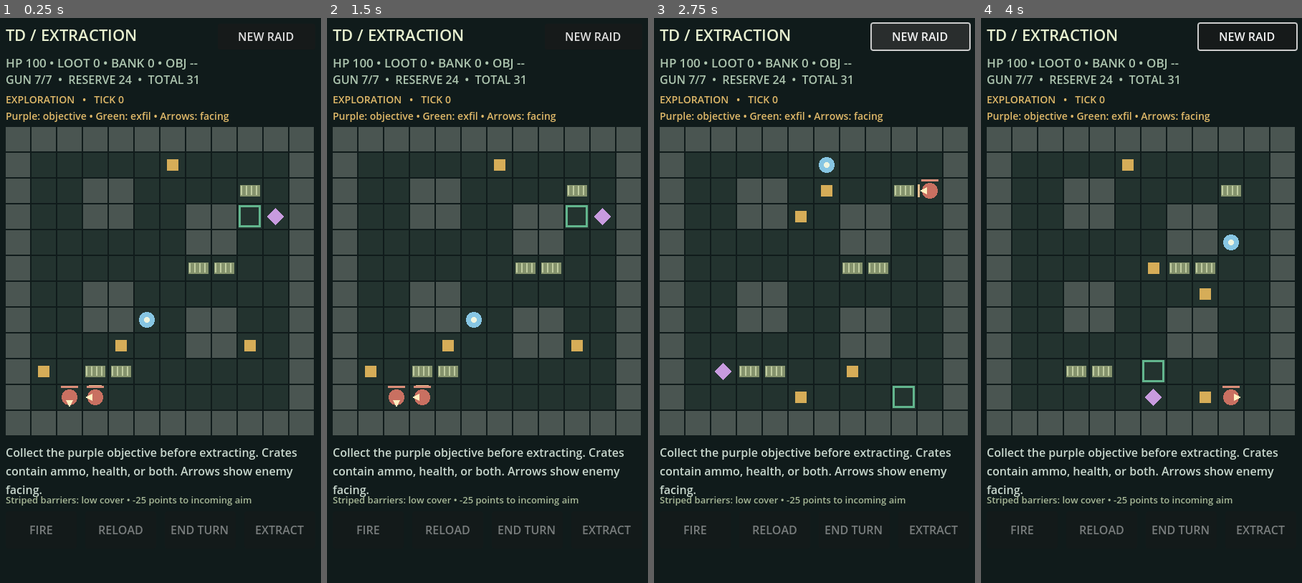
Above: before the commit, frames 1-4 (left to right).
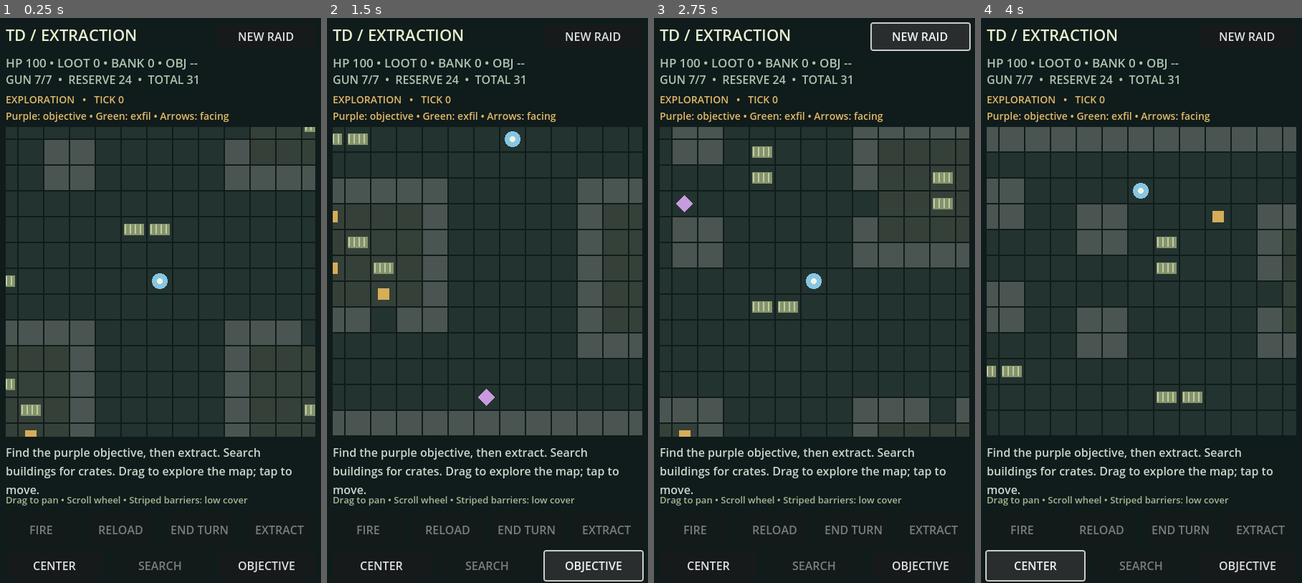
Above: after the commit, the same moments.

Repository: thenamelessguy77/TDExtract
Game: Godot game, scene res://main.tscn
The game is run twice, just before and just after one commit, with the same random seed, the same clock (stepped at 60 frames per second) and the same inputs.
Inputs (mouse positions are in pixels of both pictures, inside the frame that each line leads up to):
- Up to frame 1 (0.25 s): no input
- Up to frame 2 (1.5 s): click (381, 566) at 0.5 s, where only the run after the commit has a clickable "CENTER"; click (593, 566) at 1.25 s, where only the run after the commit has a clickable "OBJECTIVE"
- Up to frame 3 (2.75 s): click "NEW RAID" at 2 s
- Up to frame 4 (4 s): click "NEW RAID" at 2.75 s; click (1035, 566) at 3.5 s, where only the run after the commit has a clickable "CENTER"

The runs differ from the first frame. In frame 1, 24% of the frame differs, in the area x 1-99%, y 19-99%; in frame 2, 21%; in frame 3, 22%; in frame 4, 22%.

Commit message:
Expand map with scrollable buildings, spaced low cover, and searchable bodies

Diff:
--- a/main.gd
+++ b/main.gd
@@ -1,19 +1,9 @@
 extends Control
 
-const MAP = [
-	"############",
-	"#..........#",
-	"#..##....=.#",
-	"#..##..##..#",
-	"#......##..#",
-	"#......==..#",
-	"#..##......#",
-	"#..##..##..#",
-	"#......##..#",
-	"#..==......#",
-	"#..........#",
-	"############"
-]
+const MAP_SIZE = 24
+const BUILDINGS = [Rect2i(3, 14, 6, 6), Rect2i(14, 3, 7, 6), Rect2i(14, 14, 7, 7)]
+const DOORS = [Vector2i(6, 19), Vector2i(14, 6), Vector2i(17, 14)]
+var MAP: Array[String] = []
 const MAX_HEALTH = 100
 const CRATE_HEALTH = 25
 const LOW_COVER_PENALTY = 25
@@ -53,8 +43,16 @@
 var reload_button: Button
 var end_button: Button
 var extract_button: Button
+var search_button: Button
+var map_view: Control
+var camera = Vector2.ZERO
+var pointer_down = false
+var pointer_start = Vector2.ZERO
+var pointer_last = Vector2.ZERO
+var pointer_dragged = false
 
 func _ready():
+	build_map()
 	rng.randomize()
 	stash = int(load_stash())
 	make_ui()
@@ -87,6 +85,14 @@
 	return button
 
 func make_ui():
+	map_view = Control.new()
+	map_view.set_script(load("res://map_view.gd"))
+	map_view.game = self
+	map_view.position = ORIGIN
+	map_view.size = Vector2(432, 432)
+	map_view.clip_contents = true
+	map_view.mouse_filter = Control.MOUSE_FILTER_IGNORE
+	add_child(map_view)
 	title = make_label(Vector2(24, 20), Vector2(280, 32), 22, Color("e7efcf"))
 	title.text = "TD / EXTRACTION"
 	status = make_label(Vector2(24, 62), Vector2(432, 24), 17, Color("adc5af"))
@@ -95,11 +101,15 @@
 	feed = make_label(Vector2(24, 606), Vector2(432, 82), 16, Color("c8d7cd"))
 	feed.autowrap_mode = TextServer.AUTOWRAP_WORD_SMART
 	feed.size.y = 66
-	make_label(Vector2(24, 675), Vector2(432, 20), 13, Color("a6b796")).text = "Striped barriers: low cover • -25 points to incoming aim"
+	make_label(Vector2(24, 675), Vector2(432, 20), 13, Color("a6b796")).text = "Drag to pan • Scroll wheel • Striped barriers: low cover"
 	fire_button = make_button("FIRE", Vector2(24, 700), shoot)
 	reload_button = make_button("RELOAD", Vector2(135, 700), reload_weapon)
 	end_button = make_button("END TURN", Vector2(246, 700), enemy_turn)
 	extract_button = make_button("EXTRACT", Vector2(357, 700), extract)
+	make_button("CENTER", Vector2(24, 756), center_player).size = Vector2(136, 40)
+	search_button = make_button("SEARCH", Vector2(172, 756), search_nearby_body)
+	search_button.size = Vector2(136, 40)
+	make_button("OBJECTIVE", Vector2(320, 756), center_objective).size = Vector2(136, 40)
 	make_button("NEW RAID", Vector2(320, 20), new_raid).size = Vector2(136, 36)
 
 func tile_at(p: Vector2i) -> String:
@@ -127,8 +137,8 @@
 
 func new_raid():
 	var floor_tiles: Array[Vector2i] = []
-	for y in range(12):
-		for x in range(12):
+	for y in range(MAP.size()):
+		for x in range(MAP[0].length()):
 			if walkable(Vector2i(x, y)):
 				floor_tiles.append(Vector2i(x, y))
 	# Local RNG: reproducible under a fixed seed in tests.
@@ -155,8 +165,16 @@
 			pos = floor_tiles.pop_back()
 		enemies.append({"pos": pos, "hp": 60, "facing": DIRS[rng.randi_range(0, 3)], "alerted": false, "last_seen": pos})
 	loot.clear()
+	var indoor: Array[Vector2i] = []
+	var outdoor: Array[Vector2i] = []
+	for tile in floor_tiles:
+		if is_indoors(tile):
+			indoor.append(tile)
+		else:
+			outdoor.append(tile)
 	for i in range(RAID_LOOT_COUNT):
-		loot.append({"pos": floor_tiles.pop_back(), "kind": rng.randi_range(0, 2)})
+		var pool = indoor if i < RAID_LOOT_COUNT - 1 else outdoor
+		loot.append({"pos": pool.pop_back(), "kind": rng.randi_range(0, 2)})
 	hp = MAX_HEALTH
 	ap = 2
 	ammo = MAGAZINE_CAPACITY
@@ -166,7 +184,8 @@
 	combat = false
 	finished = false
 	selected = -1
-	message = "Collect the purple objective before extracting. Crates contain ammo, health, or both. Arrows show enemy facing."
+	message = "Find the purple objective, then extract. Search buildings for crates. Drag to explore the map; tap to move."
+	center_player()
 	refresh()
 
 func distance(a: Vector2i, b: Vector2i) -> int:
@@ -221,21 +240,46 @@
 	return path
 
 func _gui_input(event):
-	if finished:
-		return
-	if event is InputEventMouseButton and event.pressed and event.button_index == MOUSE_BUTTON_LEFT:
-		var local = event.position - ORIGIN
-		if local.x < 0 or local.y < 0 or local.x >= 432 or local.y >= 432:
+	var bounds = Rect2(ORIGIN, Vector2(432, 432))
+	if event is InputEventMouseButton:
+		if event.button_index in [MOUSE_BUTTON_WHEEL_UP, MOUSE_BUTTON_WHEEL_DOWN] and event.pressed and bounds.has_point(event.position):
+			var amount = -CELL * 2 if event.button_index == MOUSE_BUTTON_WHEEL_UP else CELL * 2
+			camera += Vector2(amount, 0) if event.shift_pressed else Vector2(0, amount)
+			clamp_camera()
+			map_view.queue_redraw()
+		elif event.button_index == MOUSE_BUTTON_LEFT:
+			if event.pressed and bounds.has_point(event.position):
+				pointer_down = true
+				pointer_start = event.position
+				pointer_last = event.position
+				pointer_dragged = false
+			elif not event.pressed and pointer_down:
+				pointer_down = false
+				if not pointer_dragged and bounds.has_point(event.position) and not finished:
+					select_tile(Vector2i((event.position - ORIGIN + camera) / CELL))
+	elif event is InputEventMouseMotion and pointer_down:
+		if event.position.distance_to(pointer_start) > 8:
+			pointer_dragged = true
+		if pointer_dragged:
+			camera -= event.position - pointer_last
+			clamp_camera()
+			map_view.queue_redraw()
+		pointer_last = event.position
+
+func select_tile(target: Vector2i):
+	for i in range(enemies.size()):
+		if enemies[i].pos != target:
+			continue
+		if enemies[i].hp <= 0 and distance(player, target) <= 1:
+			search_body(i)
 			return
-		var target = Vector2i(floori(local.x / CELL), floori(local.y / CELL))
-		for i in range(enemies.size()):
-			if enemies[i].pos == target and visible(enemies[i]):
-				selected = i
-				combat = true
-				message = "Target acquired. Fire to engage, or reposition behind cover."
-				refresh()
-				return
-		move_to(target)
+		if visible(enemies[i]):
+			selected = i
+			combat = true
+			message = "Target acquired. Fire to engage, or reposition behind cover."
+			refresh()
+			return
+	move_to(target)
 
 func move_to(target: Vector2i):
 	var path = path_to(target)
@@ -256,17 +300,14 @@
 			if loot[i].pos == player:
 				var kind = loot[i].kind
 				loot.remove_at(i)
-				cargo += 1
-				var rounds = CRATE_AMMO if kind != 1 else 0
-				var healed = mini(CRATE_HEALTH, MAX_HEALTH - hp) if kind != 0 else 0
-				reserve += rounds
-				hp += healed
-				message = "Crate: +%d ammo, +%d HP, +1 supply." % [rounds, healed]
+				apply_loot(kind, "Crate")
 				break
 		if not combat:
 			world_tick()
 			if combat:
 				break
+	if not Rect2(camera, Vector2(432, 432)).has_point(Vector2(player) * CELL + Vector2(18, 18)):
+		center_player()
 	refresh()
 
 func facing_toward(delta: Vector2i) -> Vector2i:
@@ -328,10 +369,12 @@
 	ammo -= 1
 	if rng.randi_range(1, 100) <= hit_chance(player, enemy.pos):
 		enemy.hp -= 35
-		message = "Hit for 35 damage." if enemy.hp > 0 else "Hostile neutralized."
+		message = "Hit for 35 damage." if enemy.hp > 0 else "Hostile neutralized. Move beside the body and Search."
 	else:
 		message = "Shot missed. Reposition to improve your odds."
 	if enemy.hp <= 0:
+		enemy.loot_kind = rng.randi_range(0, 2)
+		enemy.searched = false
 		selected = -1
 	refresh()
 
@@ -423,50 +466,147 @@
 	fire_button.disabled = finished or not combat or selected < 0 or ap <= 0 or ammo <= 0
 	reload_button.disabled = not can_reload()
 	end_button.disabled = finished or not combat
+	search_button.disabled = finished or (combat and ap < 1) or nearby_body() < 0
+	search_button.tooltip_text = "Search body: 1 AP" if combat else "Search body: 1 world tick"
+	map_view.queue_redraw()
 	extract_button.disabled = finished or player != exfil or not objective_collected
 	queue_redraw()
 
 func _draw():
 	draw_rect(Rect2(Vector2.ZERO, size), Color("101b1b"))
-	for y in range(12):
-		for x in range(12):
+
+func draw_map(canvas: Control):
+	for y in range(MAP.size()):
+		for x in range(MAP[0].length()):
 			var p = Vector2i(x, y)
-			var rect = Rect2(ORIGIN + Vector2(p) * CELL, Vector2.ONE * (CELL - 2))
-			draw_rect(rect, Color("4a5551") if blocks_sight(p) else Color("23332f"))
+			var rect = Rect2(map_point(p), Vector2.ONE * (CELL - 2))
+			canvas.draw_rect(rect, Color("4a5551") if blocks_sight(p) else (Color("354039") if is_indoors(p) else Color("23332f")))
 			if tile_at(p) == "=":
-				draw_rect(Rect2(rect.position + Vector2(3, 9), Vector2(28, 16)), Color("85936d"))
+				canvas.draw_rect(Rect2(rect.position + Vector2(3, 9), Vector2(28, 16)), Color("85936d"))
 				for stripe in range(4):
-					draw_line(rect.position + Vector2(5 + stripe * 7, 10), rect.position + Vector2(5 + stripe * 7, 23), Color("c0cca1"), 2)
-	var extract_rect = Rect2(ORIGIN + Vector2(exfil) * CELL + Vector2(3, 3), Vector2(28, 28))
-	draw_rect(extract_rect, Color("62b58d"), false, 3)
+					canvas.draw_line(rect.position + Vector2(5 + stripe * 7, 10), rect.position + Vector2(5 + stripe * 7, 23), Color("c0cca1"), 2)
+	var extract_rect = Rect2(map_point(exfil) + Vector2(3, 3), Vector2(28, 28))
+	canvas.draw_rect(extract_rect, Color("62b58d"), false, 3)
 	if not objective_collected:
-		var center = ORIGIN + Vector2(objective) * CELL + Vector2(17, 17)
-		draw_colored_polygon(PackedVector2Array([center + Vector2(0, -12), center + Vector2(12, 0), center + Vector2(0, 12), center + Vector2(-12, 0)]), Color("c89bdf"))
+		var center = map_point(objective) + Vector2(17, 17)
+		canvas.draw_colored_polygon(PackedVector2Array([center + Vector2(0, -12), center + Vector2(12, 0), center + Vector2(0, 12), center + Vector2(-12, 0)]), Color("c89bdf"))
 	for crate in loot:
-		var center = ORIGIN + Vector2(crate.pos) * CELL + Vector2(17, 17)
-		draw_rect(Rect2(center - Vector2(8, 8), Vector2(16, 16)), Color("d6ad58"))
+		var center = map_point(crate.pos) + Vector2(17, 17)
+		canvas.draw_rect(Rect2(center - Vector2(8, 8), Vector2(16, 16)), Color("d6ad58"))
 	for i in range(enemies.size()):
 		var e = enemies[i]
+		if e.hp <= 0:
+			if distance(player, e.pos) <= 6 and line_of_sight(player, e.pos):
+				var body_center = map_point(e.pos) + Vector2(17, 17)
+				var body_color = Color("778078") if e.get("searched", false) else Color("e0c090")
+				canvas.draw_line(body_center - Vector2(8, 5), body_center + Vector2(8, 5), body_color, 4)
+				canvas.draw_line(body_center + Vector2(-8, 5), body_center + Vector2(8, -5), body_color, 4)
+			continue
 		if not visible(e):
 			continue
-		var center = ORIGIN + Vector2(e.pos) * CELL + Vector2(17, 17)
-		draw_circle(center, 11, Color("c97061"))
+		var center = map_point(e.pos) + Vector2(17, 17)
+		canvas.draw_circle(center, 11, Color("c97061"))
 		var forward = Vector2(e.get("facing", Vector2i.LEFT))
 		var side = Vector2(-forward.y, forward.x)
-		draw_colored_polygon(PackedVector2Array([center + forward * 14, center + forward * 4 + side * 5, center + forward * 4 - side * 5]), Color("fff0c0"))
-		draw_cover_edges(e.pos, Color("e6be91"))
+		canvas.draw_colored_polygon(PackedVector2Array([center + forward * 14, center + forward * 4 + side * 5, center + forward * 4 - side * 5]), Color("fff0c0"))
+		draw_cover_edges(canvas, e.pos, Color("e6be91"))
 		if selected == i:
-			draw_arc(center, 15, 0, TAU, 24, Color("f4df9c"), 2)
-		draw_rect(Rect2(center + Vector2(-12, -16), Vector2(24 * maxf(e.hp, 0) / 60.0, 3)), Color("da8d79"))
-	draw_circle(ORIGIN + Vector2(player) * CELL + Vector2(17, 17), 11, Color("87c6e3"))
-	draw_circle(ORIGIN + Vector2(player) * CELL + Vector2(17, 17), 4, Color("eef4df"))
-
-	draw_cover_edges(player, Color("a0dcd6"))
-
-func draw_cover_edges(p: Vector2i, color: Color):
-	var center = ORIGIN + Vector2(p) * CELL + Vector2(17, 17)
+			canvas.draw_arc(center, 15, 0, TAU, 24, Color("f4df9c"), 2)
+		canvas.draw_rect(Rect2(center + Vector2(-12, -16), Vector2(24 * maxf(e.hp, 0) / 60.0, 3)), Color("da8d79"))
+	canvas.draw_circle(map_point(player) + Vector2(17, 17), 11, Color("87c6e3"))
+	canvas.draw_circle(map_point(player) + Vector2(17, 17), 4, Color("eef4df"))
+
+	draw_cover_edges(canvas, player, Color("a0dcd6"))
+
+func draw_cover_edges(canvas: Control, p: Vector2i, color: Color):
+	var center = map_point(p) + Vector2(17, 17)
 	for direction in DIRS:
 		if tile_at(p + direction) == "=":
 			var normal = Vector2(direction)
 			var tangent = Vector2(-normal.y, normal.x)
-			draw_line(center + normal * 15 - tangent * 9, center + normal * 15 + tangent * 9, color, 3)
+			canvas.draw_line(center + normal * 15 - tangent * 9, center + normal * 15 + tangent * 9, color, 3)
+
+func build_map():
+	var rows: Array[String] = []
+	for y in range(MAP_SIZE):
+		var row = ""
+		for x in range(MAP_SIZE):
+			row += "#" if x == 0 or y == 0 or x == MAP_SIZE - 1 or y == MAP_SIZE - 1 else "."
+		rows.append(row)
+	MAP = rows
+	for block in [Rect2i(3, 2, 2, 2), Rect2i(7, 3, 2, 2), Rect2i(3, 6, 2, 2), Rect2i(7, 7, 2, 2)]:
+		for y in range(block.position.y, block.end.y):
+			for x in range(block.position.x, block.end.x):
+				set_tile(Vector2i(x, y), "#")
+	for i in range(BUILDINGS.size()):
+		var room = BUILDINGS[i]
+		for y in range(room.position.y, room.end.y):
+			for x in range(room.position.x, room.end.x):
+				if x == room.position.x or x == room.end.x - 1 or y == room.position.y or y == room.end.y - 1:
+					set_tile(Vector2i(x, y), "#")
+		set_tile(DOORS[i], ".")
+	for p in [Vector2i(3, 9), Vector2i(4, 9), Vector2i(10, 4), Vector2i(10, 5), Vector2i(10, 10), Vector2i(11, 10), Vector2i(4, 12), Vector2i(5, 12), Vector2i(5, 16), Vector2i(6, 17), Vector2i(17, 5), Vector2i(17, 6), Vector2i(17, 17), Vector2i(18, 17)]:
+		assert(walkable(p))
+		for y in range(-1, 2):
+			for x in range(-1, 2):
+				assert(not blocks_sight(p + Vector2i(x, y)), "Low cover must have a floor-tile gap from full walls, including diagonals")
+		set_tile(p, "=")
+
+func set_tile(p: Vector2i, value: String):
+	MAP[p.y] = MAP[p.y].substr(0, p.x) + value + MAP[p.y].substr(p.x + 1)
+
+func is_indoors(p: Vector2i) -> bool:
+	for room in BUILDINGS:
+		if Rect2i(room.position + Vector2i.ONE, room.size - Vector2i(2, 2)).has_point(p):
+			return true
+	return false
+
+func clamp_camera():
+	camera.x = clampf(camera.x, 0, MAP[0].length() * CELL - 432)
+	camera.y = clampf(camera.y, 0, MAP.size() * CELL - 432)
+
+func center_player():
+	camera = Vector2(player) * CELL + Vector2(18, 18) - Vector2(216, 216)
+	clamp_camera()
+	if is_instance_valid(map_view):
+		map_view.queue_redraw()
+
+func center_objective():
+	camera = Vector2(exfil if objective_collected else objective) * CELL + Vector2(18, 18) - Vector2(216, 216)
+	clamp_camera()
+	map_view.queue_redraw()
+
+func map_point(p: Vector2i) -> Vector2:
+	return Vector2(p) * CELL - camera
+
+func apply_loot(kind: int, source: String):
+	cargo += 1
+	var rounds = CRATE_AMMO if kind != 1 else 0
+	var healed = mini(CRATE_HEALTH, MAX_HEALTH - hp) if kind != 0 else 0
+	reserve += rounds
+	hp += healed
+	message = "%s: +%d ammo, +%d HP, +1 supply." % [source, rounds, healed]
+
+func nearby_body() -> int:
+	for i in range(enemies.size()):
+		if enemies[i].hp <= 0 and not enemies[i].get("searched", false) and distance(player, enemies[i].pos) <= 1:
+			return i
+	return -1
+
+func search_nearby_body():
+	search_body(nearby_body())
+
+func search_body(index: int):
+	if finished or index < 0 or index >= enemies.size() or (combat and ap < 1):
+		return
+	var body = enemies[index]
+	if body.hp > 0 or body.get("searched", false) or distance(player, body.pos) > 1:
+		return
+	body.searched = true
+	apply_loot(int(body.get("loot_kind", 0)), "Body")
+	ticks += 1
+	if combat:
+		ap -= 1
+	else:
+		world_tick()
+	refresh()
--- /dev/null
+++ b/map_view.gd
@@ -0,0 +1,7 @@
+extends Control
+
+var game: Control
+
+func _draw():
+	if is_instance_valid(game):
+		game.draw_map(self)
--- a/tests/smoke.gd
+++ b/tests/smoke.gd
@@ -78,6 +78,7 @@
 		assert(game.distance(game.player, game.exfil) >= 8)
 		game.enemies.clear()
 		assert(not game.path_to(game.exfil).is_empty(), "Extraction must be connected to insertion")
+	assert(test_map_and_bodies(game), "Expanded map checks must complete")
 	assert(test_objective_facing_loot(game), "New raid mechanics must complete")
 	assert(test_health_and_cover(game), "Health and cover checks must all complete")
 	assert(test_ammo(game), "Ammo checks must all complete")
@@ -280,3 +281,75 @@
 	assert(not game.enemy_can_see_player(guard), "Full walls still block facing-based detection")
 	print("PASS: distant randomized objective, locked extraction, objective pickup, four varied crates, directional sight, player visibility, patrol facing, low/full cover detection")
 	return true
+
+func test_map_and_bodies(game) -> bool:
+	game.new_raid()
+	assert(game.MAP.size() == 24 and game.MAP[0].length() == 24)
+	for y in range(24):
+		for x in range(24):
+			var p = Vector2i(x, y)
+			if game.tile_at(p) == "=":
+				for dy in range(-1, 2):
+					for dx in range(-1, 2):
+						assert(not game.blocks_sight(p + Vector2i(dx, dy)))
+	game.enemies.clear()
+	for i in range(game.BUILDINGS.size()):
+		var room = game.BUILDINGS[i]
+		var openings = 0
+		for y in range(room.position.y, room.end.y):
+			for x in range(room.position.x, room.end.x):
+				if x == room.position.x or x == room.end.x - 1 or y == room.position.y or y == room.end.y - 1:
+					if game.walkable(Vector2i(x, y)):
+						openings += 1
+		assert(openings == 1 and game.walkable(game.DOORS[i]))
+		game.player = Vector2i(1, 1)
+		assert(not game.path_to(room.position + Vector2i(1, 1)).is_empty(), "Every building interior must be accessible through its entrance")
+	for seed_value in range(20):
+		game.rng.seed = seed_value
+		game.new_raid()
+		var indoor_count = 0
+		for crate in game.loot:
+			indoor_count += int(game.is_indoors(crate.pos))
+		assert(indoor_count == 3)
+	game.enemies.clear()
+	game.player = Vector2i(1, 1)
+	game.enemies.append({"pos": Vector2i(2, 1), "hp": 0, "loot_kind": 2, "searched": false})
+	game.hp = 50
+	game.reserve = 0
+	game.ticks = 0
+	game.cargo = 0
+	game.combat = false
+	game.search_body(0)
+	assert(game.enemies[0].searched and game.hp == 75 and game.reserve == 7 and game.cargo == 1 and game.ticks == 1)
+	game.search_body(0)
+	assert(game.ticks == 1 and game.cargo == 1, "Bodies can only be searched once")
+	game.enemies[0].searched = false
+	game.player = Vector2i(5, 1)
+	game.search_body(0)
+	assert(not game.enemies[0].searched and game.ticks == 1, "Must be on or adjacent to a body")
+	game.player = Vector2i(1, 1)
+	game.enemies[0].hp = 60
+	game.search_body(0)
+	assert(game.ticks == 1, "Living enemies cannot be searched")
+	game.enemies[0].hp = 0
+	game.combat = true
+	game.ap = 0
+	game.search_body(0)
+	assert(game.ticks == 1 and not game.enemies[0].searched)
+	game.ap = 2
+	game.search_body(0)
+	assert(game.ticks == 2 and game.ap == 1 and game.enemies[0].searched)
+	game.enemies[0].searched = false
+	game.combat = false
+	game.enemies.append({"pos": Vector2i(5, 5), "hp": 60, "facing": Vector2i.DOWN})
+	var previous = game.enemies[1].pos
+	game.search_body(0)
+	assert(game.distance(previous, game.enemies[1].pos) == 1, "A body search advances patrols once")
+	game.camera = Vector2(-999, 9999)
+	game.clamp_camera()
+	assert(game.camera == Vector2(0, 432))
+	game.player = Vector2i(20, 20)
+	game.center_player()
+	assert(Rect2(game.camera, Vector2(432, 432)).has_point(Vector2(game.player) * game.CELL))
+	print("PASS: 24x24 map, cover gaps including diagonals, single building entrances, accessible interiors, indoor loot bias, body search timing/AP/rewards/patrols, no duplicate or remote search, camera bounds")
+	return true
Not shown, added: map_view.gd.uid
Not shown, changed: DESIGN.md
Not shown, changed: README.md
Not shown, changed: tests/browser.cjs
